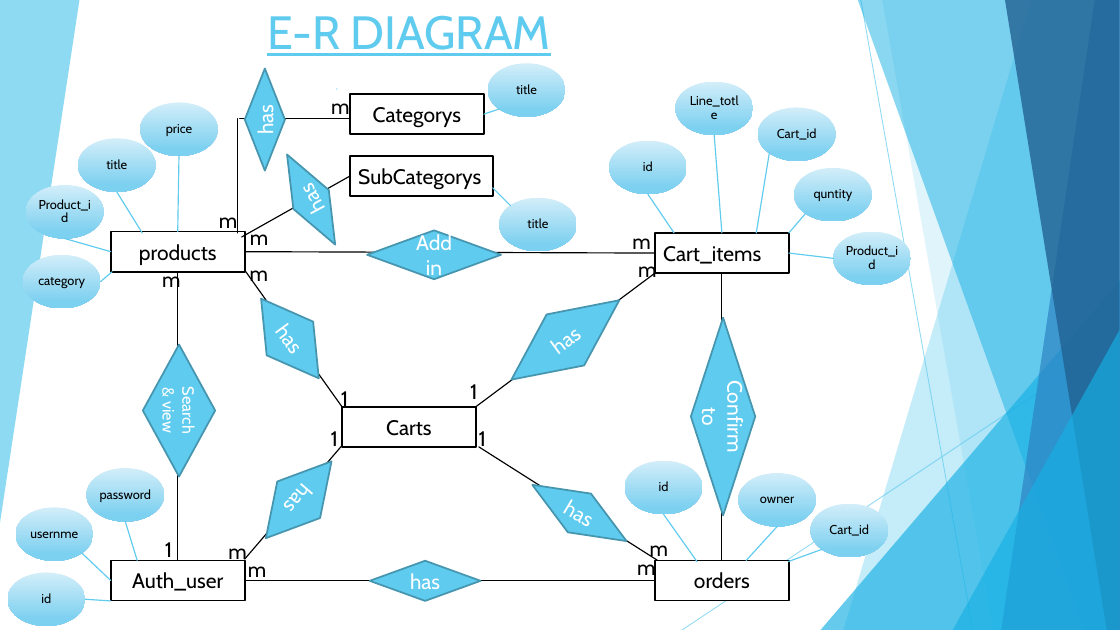
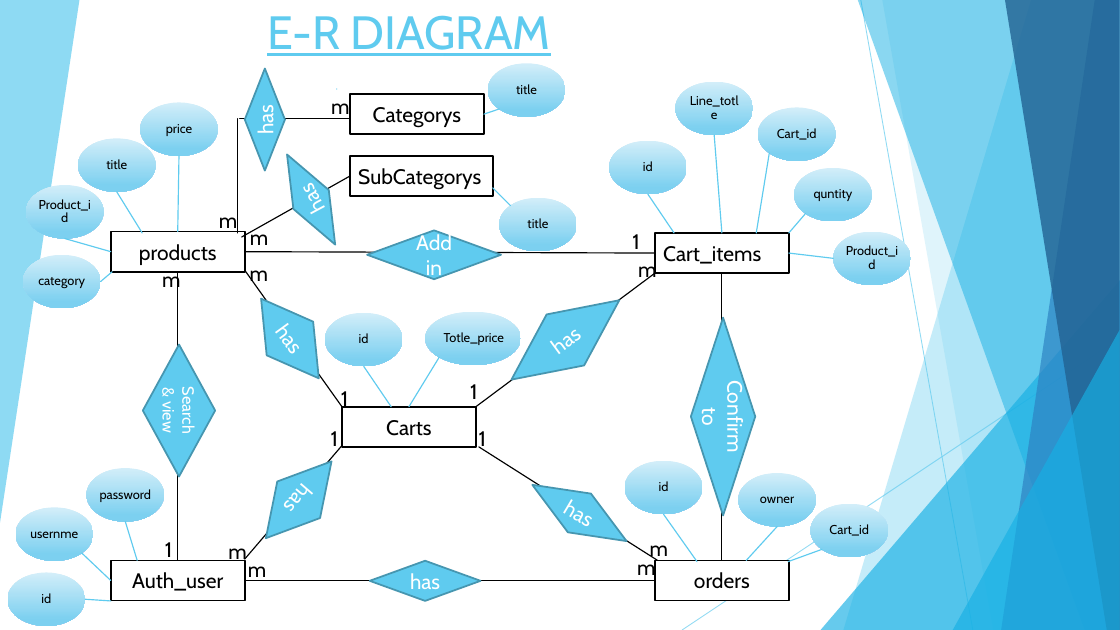
Before and after one commit to vivek-patel007/agwiscart-project, a slide deck: slide 17 of documents/project-agwiscart.pptx. Drawn at 1120x630 pixels with LibreOffice and Linux fonts; fonts in the diff are those of the drawing. Boxes give left, top, right and bottom in pixels: in the first picture for what was removed or moved away, otherwise in the second. Text is boxed around its words. In the diff, an @@ line names an element or a change of style, - is before the commit and + after.

```diff
--- a/documents/project-agwiscart.pptx
+++ b/documents/project-agwiscart.pptx
@@ text at (x1=632, y1=234, x2=639, y2=254): text changed @@
-m
+1
@@ ellipse added at (x1=325, y1=313, x2=402, y2=366), fill gradient #D4EEF9 to #7DD1F1 @@
@@ ellipse added at (x1=425, y1=312, x2=521, y2=365), fill gradient #D4EEF9 to #7DD1F1 @@
@@ text added at (x1=359, y1=333, x2=369, y2=343), 11 pt, text #000000 @@
+id
@@ line added from (439, 357) to (409, 407), #5FCBEF 1 pt @@
@@ text added at (x1=444, y1=332, x2=504, y2=345), 11 pt, text #000000 @@
+Totle_price
@@ line added from (364, 366) to (392, 407), #5FCBEF 1 pt @@
```
Also in this commit, not shown: 1 other slide changed, 3 slides added, 1 slide removed.
